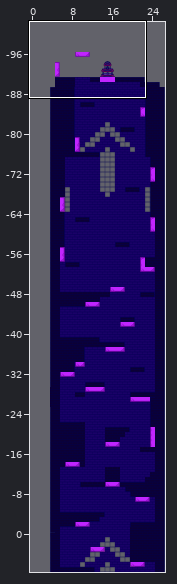
Level history. Tiled map: assets/tilemap/FishingHero_TileMap_FullLevel.tmx. The first picture is a wide view before the edit; the outline marks the close-up.
Close-up. Earlier state:
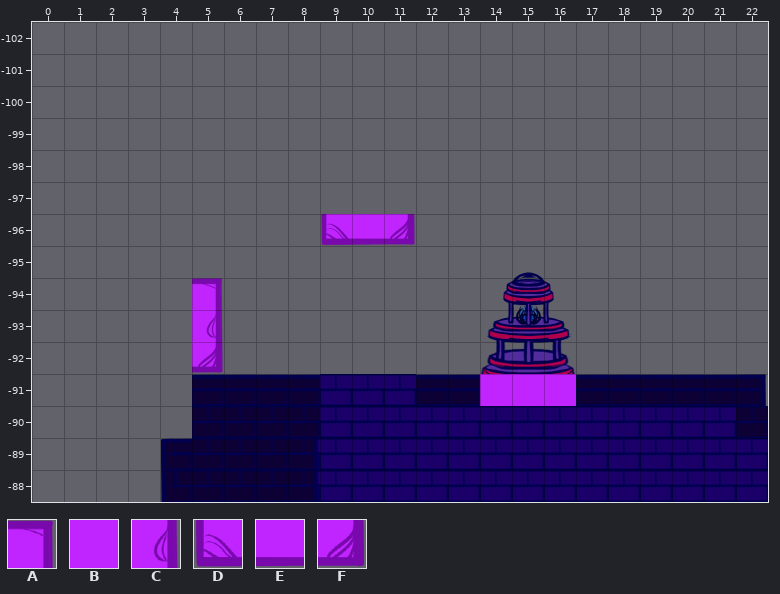
Cells are 64x64 px. Shown: x 0..22, y -102..-88.
Key: from "Tower_new": A 5, B 20, C 21, D 35, E 36, F 37.
_ is an empty cell.
Layers that did not change in this view are not listed.
Layer "Platforms" before, first column x 0:
-102 _______________________
-101 _______________________
-100 _______________________
 -99 _______________________
 -98 _______________________
 -97 _______________________
 -96 _________DEF___________
 -95 _______________________
 -94 _____A_________________
 -93 _____C_________________
 -92 _____F_________________
 -91 ______________BBB______
 -90 _______________________
 -89 _______________________
 -88 _______________________
The same view after the edit:
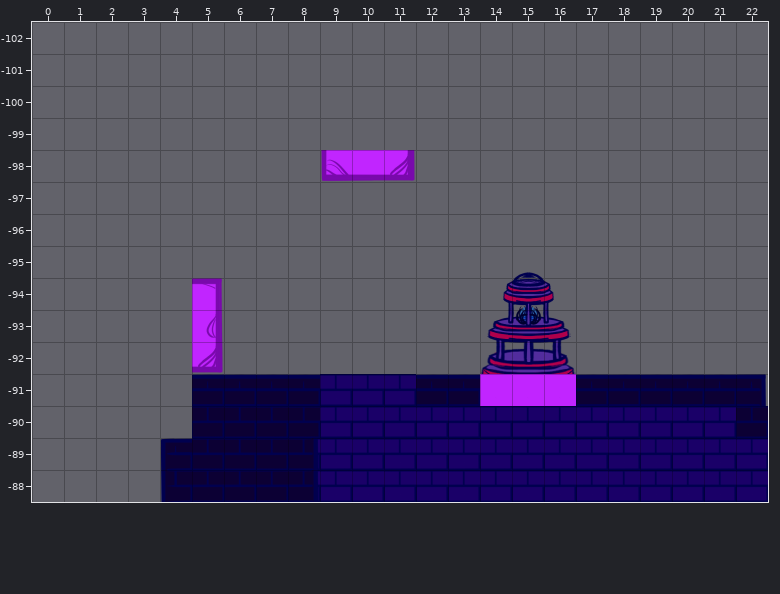
Difference:
Changed rows in their new state; . is an unchanged cell.
Layer "Platforms":
first column x 9:
 -98 DEF
 -96 ___
Boxes around the changes in both close-ups, in picture pixels (x1, y1, x2, y2):
added: (321, 150, 415, 181)
removed: (321, 214, 415, 245)
